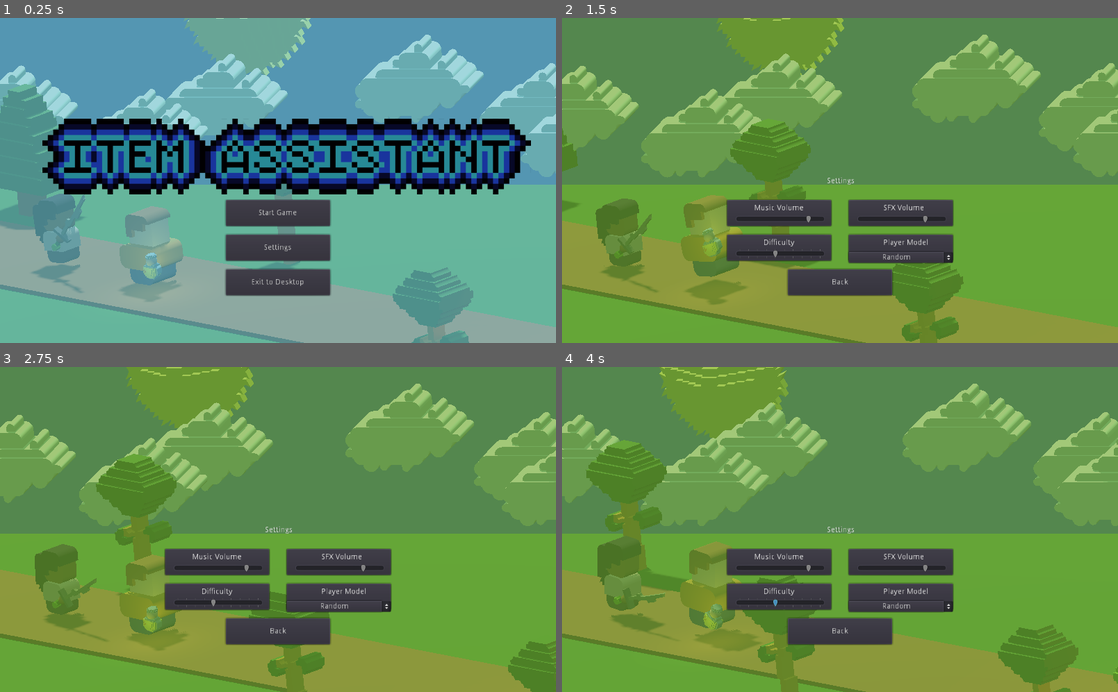
Above: before the commit, frames 1-4 (two rows, left to right).
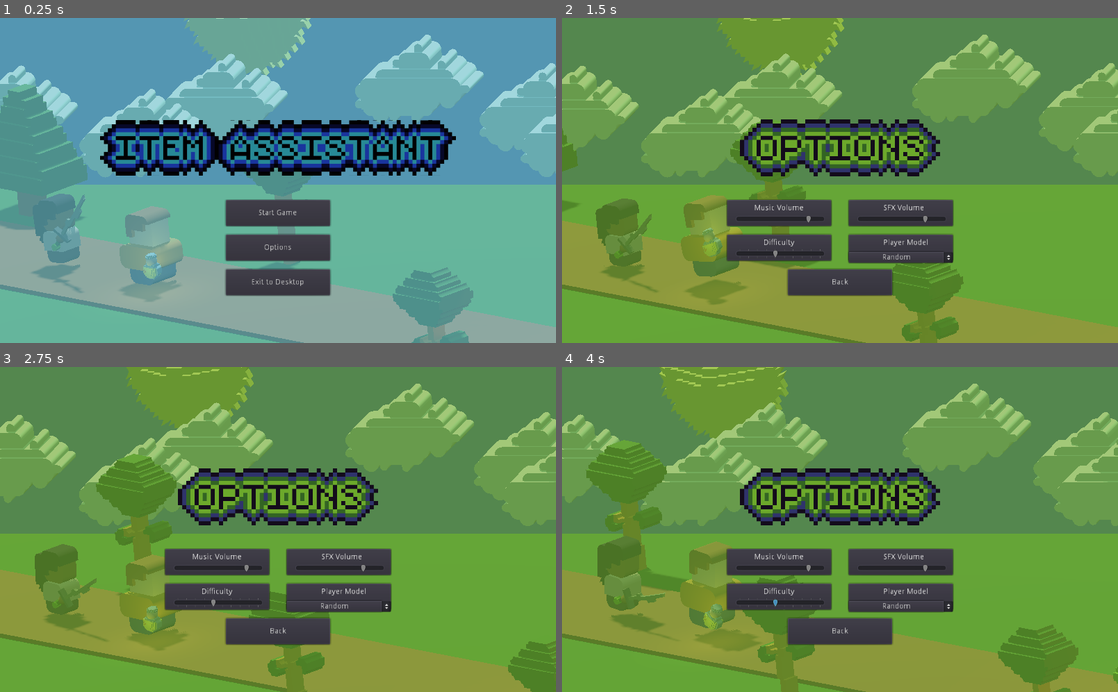
Above: after the commit, the same moments.

Repository: matt-cles/item-assistant
Game: Godot game, scene res://scenes/Main.tscn
The game is run twice, just before and just after one commit, with the same random seed, the same clock (stepped at 60 frames per second) and the same inputs.
Inputs (mouse positions are in pixels of both pictures, inside the frame that each line leads up to):
- Up to frame 1 (0.25 s): no input
- Up to frame 2 (1.5 s): click "Settings" (after the commit: "Options") at 0.5 s; tap Enter (ui_accept) at 1.25 s; move the mouse to (962, 164) at 1.27 s; hold Right (ui_right) from 1.28 s (still down)
- Up to frame 3 (2.75 s): tap Enter (ui_accept) at 1.52, 2.27 s; move the mouse to (166, 545) at 2.02 s; release Right (ui_right) at 2.03 s; hold Left (ui_left) from 2.03 s (still down)
- Up to frame 4 (4 s): move the mouse to (895, 458) at 2.77 s; release Left (ui_left) at 2.78 s; hold Right (ui_right) from 2.78 s (still down); move the mouse to (812, 594) at 3.52 s; tap Enter (ui_accept) at 3.77 s

The runs differ from the first frame. In frame 1, 16% of the frame differs, in the area x 7-96%, y 30-72%; in frame 2, 5.3%; in frame 3, 5.4%; in frame 4, 5.4%.

Commit message:
add options image

Diff:
--- a/scenes/Menu.tscn
+++ b/scenes/Menu.tscn
@@ -1,7 +1,8 @@
-[gd_scene load_steps=3 format=2]
+[gd_scene load_steps=4 format=2]
 
 [ext_resource path="res://scripts/Menu.gd" type="Script" id=1]
 [ext_resource path="res://assets/text/Item Assistant Title.png" type="Texture" id=2]
+[ext_resource path="res://assets/text/options.png" type="Texture" id=3]
 
 [node name="Menu" type="Control"]
 pause_mode = 2
@@ -38,20 +39,11 @@
 anchor_bottom = 1.0
 color = Color( 0.427451, 0.760784, 0.792157, 0.639216 )
 
-[node name="Sprite" type="Sprite" parent="StartMenu"]
-position = Vector2( 528, 256 )
+[node name="Title" type="Sprite" parent="StartMenu"]
+position = Vector2( 512, 240 )
+scale = Vector2( 0.728571, 0.728571 )
 texture = ExtResource( 2 )
 
-[node name="GameTitle" type="Label" parent="StartMenu"]
-visible = false
-anchor_top = 0.5
-anchor_right = 1.0
-anchor_bottom = 0.5
-margin_top = -7.0
-margin_bottom = 7.0
-text = "Item Assistant"
-align = 1
-
 [node name="StartGame" type="Button" parent="StartMenu"]
 margin_left = 416.0
 margin_top = 336.0
@@ -67,7 +59,7 @@
 margin_top = 400.0
 margin_right = 608.0
 margin_bottom = 448.0
-text = "Settings"
+text = "Options"
 __meta__ = {
 "_edit_use_anchors_": false
 }
@@ -189,19 +181,8 @@
 }
 
 [node name="SettingsMenu" type="Control" parent="."]
-visible = false
-anchor_right = 1.0
-anchor_bottom = 1.0
-__meta__ = {
-"_edit_use_anchors_": false
-}
-
-[node name="BG" type="Panel" parent="SettingsMenu"]
-visible = false
-margin_left = 400.0
-margin_top = 272.0
-margin_right = 624.0
-margin_bottom = 528.0
+anchor_right = 1.0
+anchor_bottom = 1.0
 __meta__ = {
 "_edit_use_anchors_": false
 }
@@ -211,22 +192,10 @@
 anchor_bottom = 1.0
 color = Color( 0.427451, 0.666667, 0.172549, 0.635294 )
 
-[node name="SettingsLabel" type="Label" parent="SettingsMenu"]
-anchor_left = 0.5
-anchor_top = 0.5
-anchor_right = 0.5
-anchor_bottom = 0.5
-margin_left = -80.0
-margin_top = -12.0
-margin_right = 84.0
-margin_bottom = 31.0
-text = "Settings
-"
-align = 1
-valign = 1
-__meta__ = {
-"_edit_use_anchors_": false
-}
+[node name="options" type="Sprite" parent="SettingsMenu"]
+position = Vector2( 512, 240 )
+scale = Vector2( 0.75, 0.75 )
+texture = ExtResource( 3 )
 
 [node name="MusicVolumeControl" type="Control" parent="SettingsMenu"]
 margin_left = 304.0
Binary file added: assets/text/options.png
Not shown, added: assets/text/options.png.import
